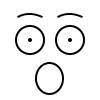
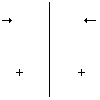
Revision of a layered 100 x 100 image; what changed, layer by layer:
hid "Shape 3 copy", painted on it over [57, 13, 83, 18]
hid "Shape 3", painted on it over [17, 13, 43, 18]
showed "Layer 2" over [2, 2, 96, 97]
hid "Ellipse 3" over [35, 62, 64, 95]
hid "Ellipse 2 copy" over [28, 38, 32, 42]
hid "Ellipse 2" over [68, 38, 72, 42]
hid "Ellipse 1 copy" over [55, 25, 85, 55]
hid "Ellipse 1" over [15, 25, 45, 55]
